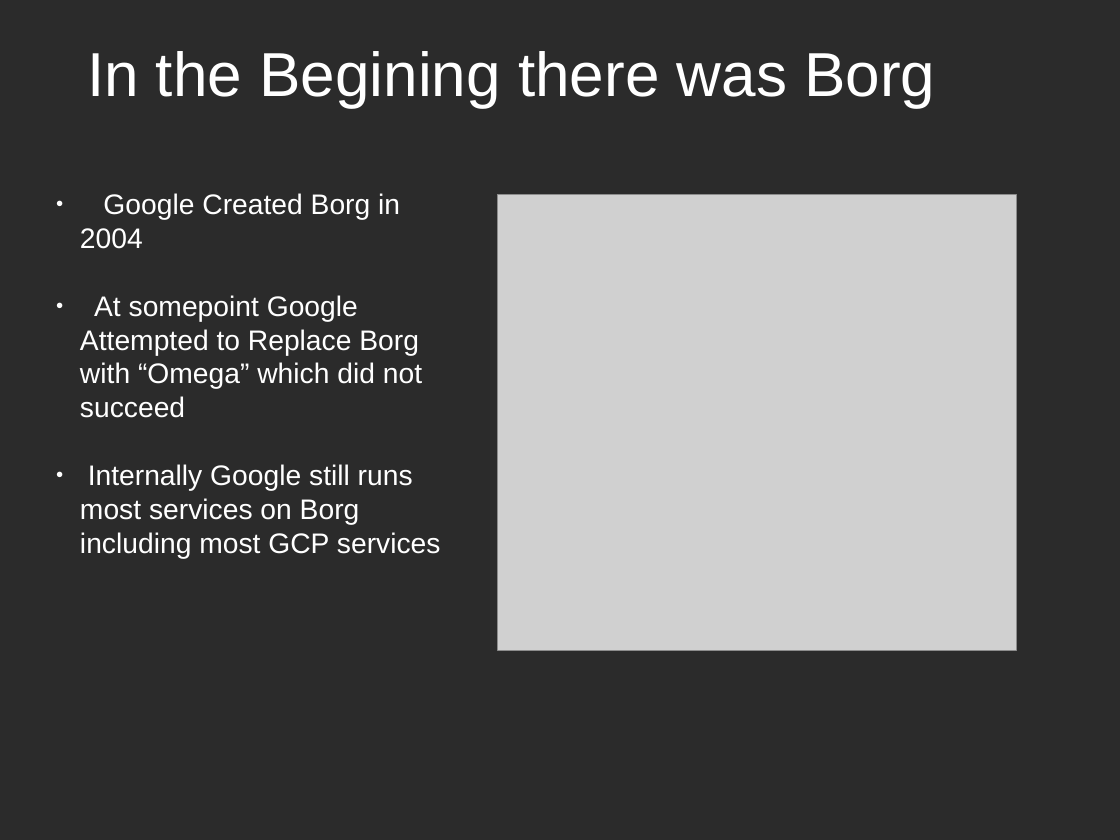
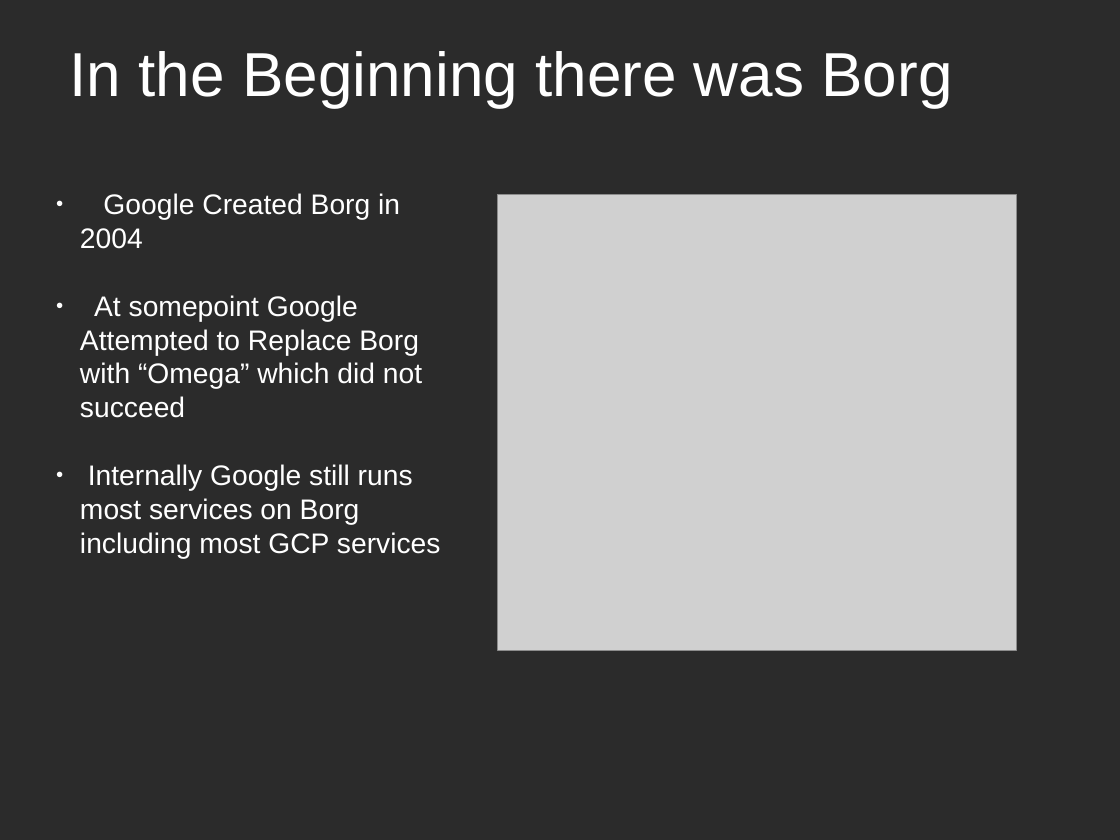
Before and after one commit to ajmaidak/qclug-kubernetes-presto, a slide deck: slide 2 of Kubernetes.odp. Drawn at 1120x840 pixels with LibreOffice and Linux fonts; fonts in the diff are those of the drawing; grey boxes stand for pictures; background and template pictures are left out; a plain dark background stands for a picture behind light text. Boxes give left, top, right and bottom in pixels: in the first picture for what was removed or moved away, otherwise in the second. Text is boxed around its words. In the diff, an @@ line names an element or a change of style, - is before the commit and + after.

Commit message:
Spelling Updates

```diff
--- a/Kubernetes.odp
+++ b/Kubernetes.odp
@@ title at (70,51,953,108): text changed @@
-In the Begining there was Borg
+In the Beginning there was Borg
```
Also in this commit, not shown: 5 other slides changed.
